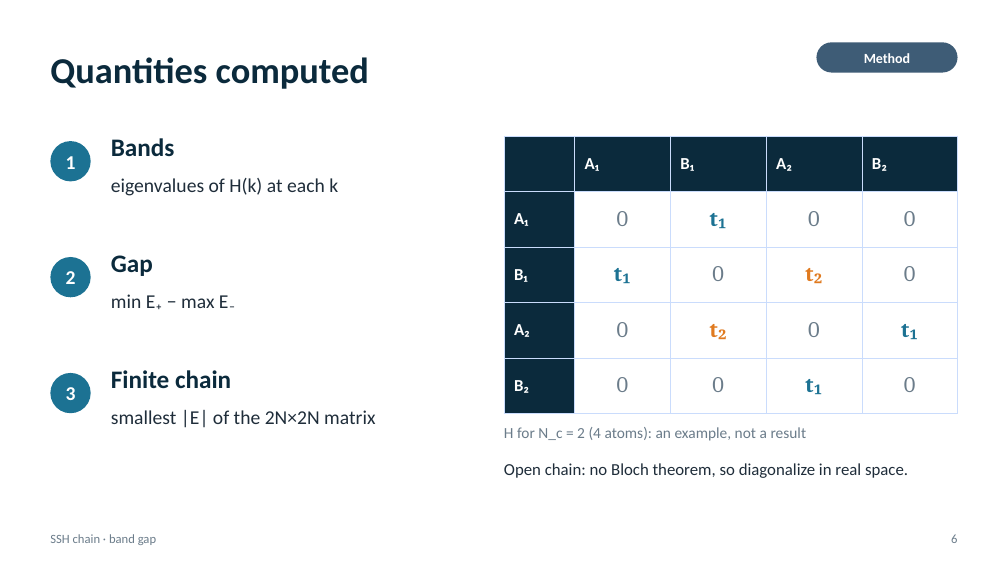
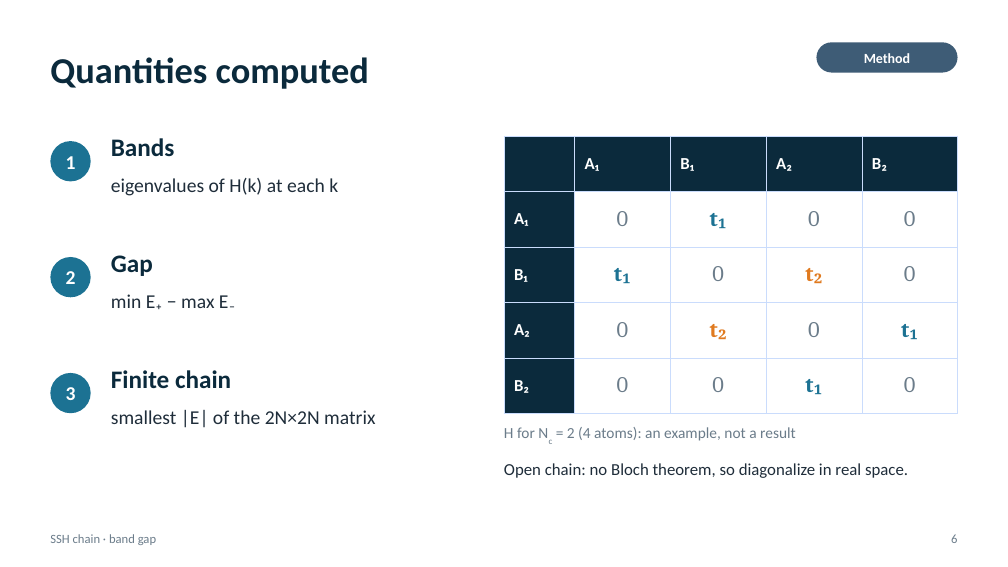
Before and after one commit to hyosan1423/computational-physics, a slide deck: slide 6 of midterm-tight-binding/slides/SSH_midterm_slides.pptx. Drawn at 1008x567 pixels with LibreOffice and Linux fonts; fonts in the diff are those of the drawing. Boxes give left, top, right and bottom in pixels: in the first picture for what was removed or moved away, otherwise in the second. Text is boxed around its words. In the diff, an @@ line names an element or a change of style, - is before the commit and + after.

```diff
--- a/midterm-tight-binding/slides/SSH_midterm_slides.pptx
+++ b/midterm-tight-binding/slides/SSH_midterm_slides.pptx
@@ text at <box>504,427,796,441</box>: text changed @@
-H for N_c = 2 (4 atoms): an example, not a result
+H for Nc = 2 (4 atoms): an example, not a result
```
Also in this commit, not shown: 12 other slides changed, 19 other files.
